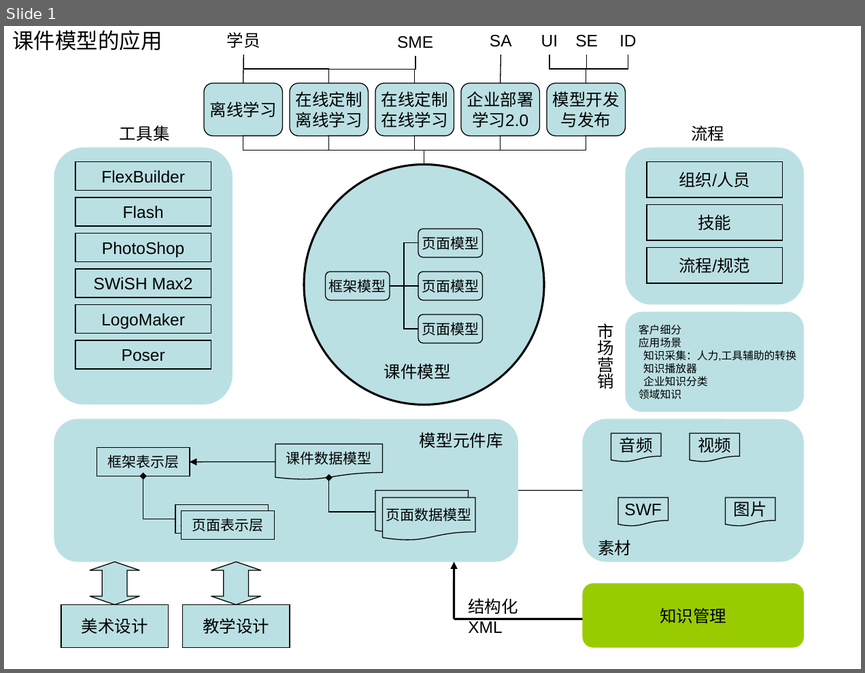
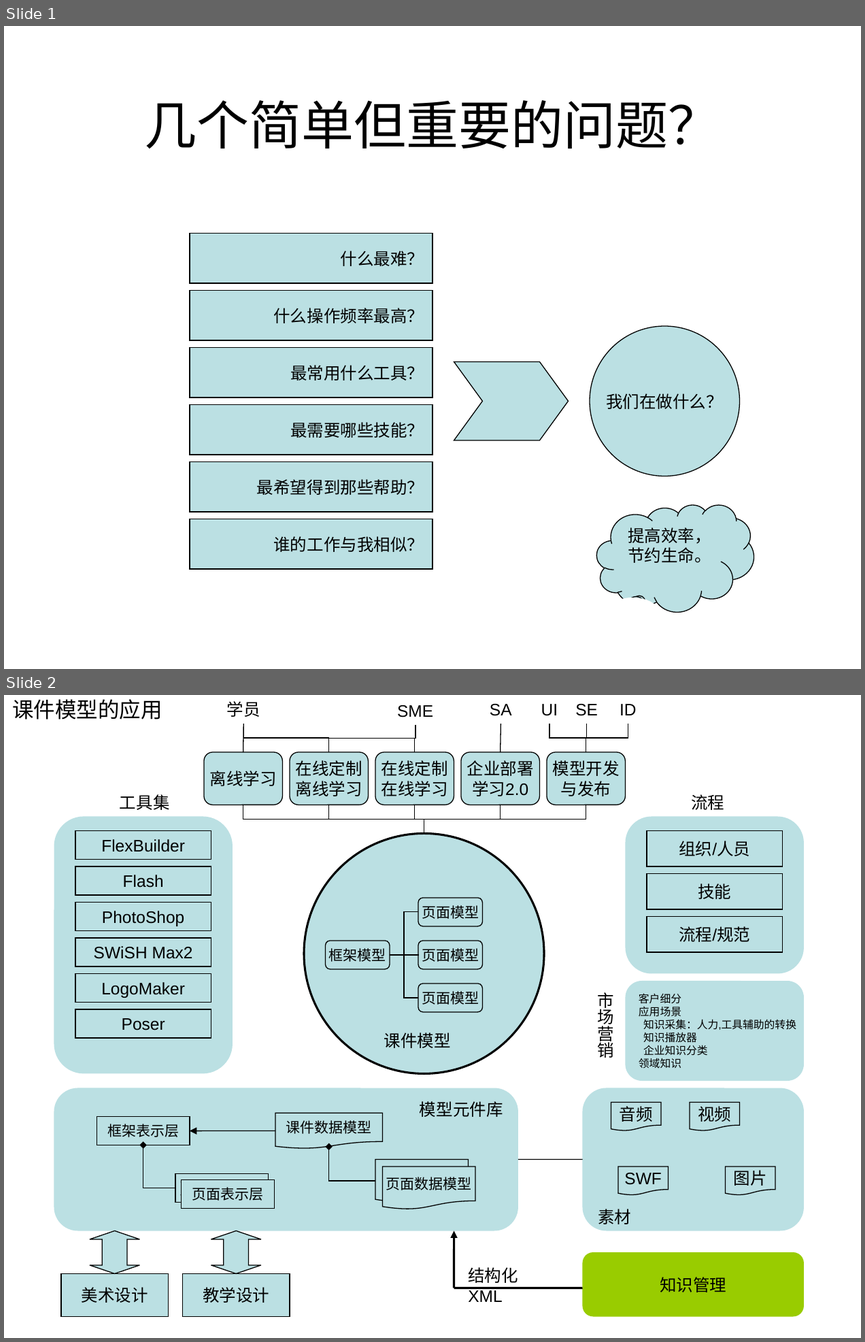
Before and after one commit to myedlt/myflash, a slide deck: docu/CWArch/课件模型.ppt. Shown one above the other, each under a label of ours: slide 1 before the commit, slides 1 and 2 after it. The pictures are 865x673 and 865x1342 pixels, drawn with LibreOffice and Linux fonts; fonts in the diff are those of the drawing. Boxes give left, top, right and bottom in pixels: in the first picture for what was removed or moved away, otherwise in the second. Text is boxed around its words. In the diff, an @@ line names an element or a change of style, - is before the commit and + after.

```diff
--- a/docu/CWArch/课件模型.ppt
+++ b/docu/CWArch/课件模型.ppt
@@ slide 1 added at <box>4,26,861,669</box>, background #FFFFFF @@
@@ title added at <box>144,100,720,148</box>, 44 pt, text #000000 @@
+几个简单但重要的问题？
@@ rectangle added at <box>190,233,432,283</box>, fill #BBE0E3, outline #000000 0.74 pt, 14 pt, text #000000 @@
+什么最难？
@@ rectangle added at <box>190,290,432,339</box>, fill #BBE0E3, outline #000000 0.74 pt, 14 pt, text #000000 @@
+什么操作频率最高？
@@ ellipse added at <box>589,326,739,476</box>, fill #BBE0E3, outline #000000 0.74 pt, 14 pt, text #000000 @@
+我们在做什么？
@@ rectangle added at <box>190,347,432,397</box>, fill #BBE0E3, outline #000000 0.74 pt, 14 pt, text #000000 @@
+最常用什么工具？
@@ freeform shape added at <box>454,362,568,441</box>, fill #BBE0E3, outline #000000 0.74 pt @@
@@ rectangle added at <box>190,405,432,454</box>, fill #BBE0E3, outline #000000 0.74 pt, 14 pt, text #000000 @@
+最需要哪些技能？
@@ rectangle added at <box>190,461,432,511</box>, fill #BBE0E3, outline #000000 0.74 pt, 14 pt, text #000000 @@
+最希望得到那些帮助？
@@ thought cloud added at <box>597,504,753,611</box>, fill #BBE0E3, outline #000000 0.74 pt, 14 pt, text #000000 @@
+提高效率，节约生命。
@@ rectangle added at <box>190,518,432,569</box>, fill #BBE0E3, outline #000000 0.74 pt, 14 pt, text #000000 @@
+谁的工作与我相似？
@@ ellipse added at <box>604,597,661,633</box>, fill #FFFFFF @@
@@ what was slide 1 is now slide 2 @@
```
Also in this commit, not shown: 5 slides changed, 3 other slides added, 2 other files.
